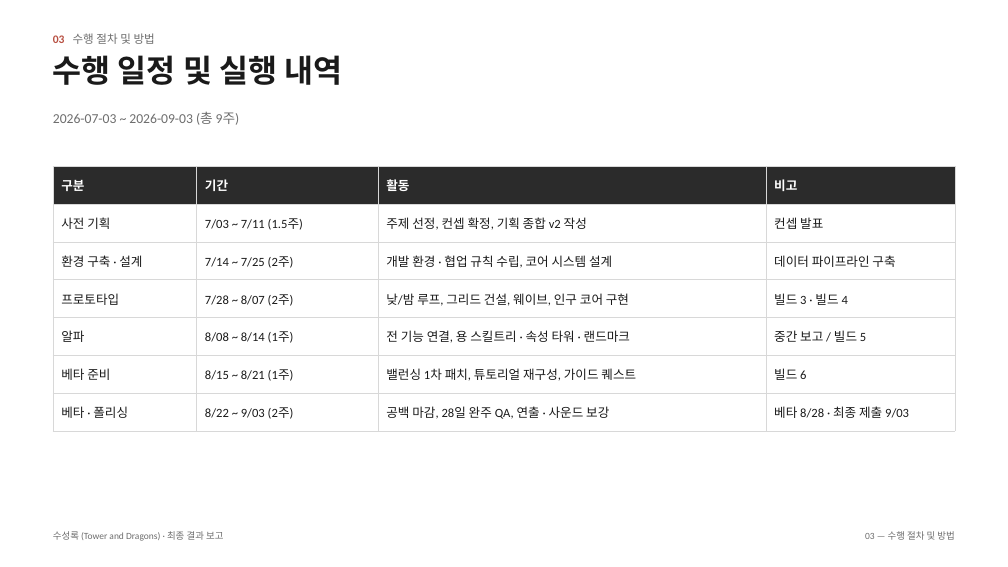
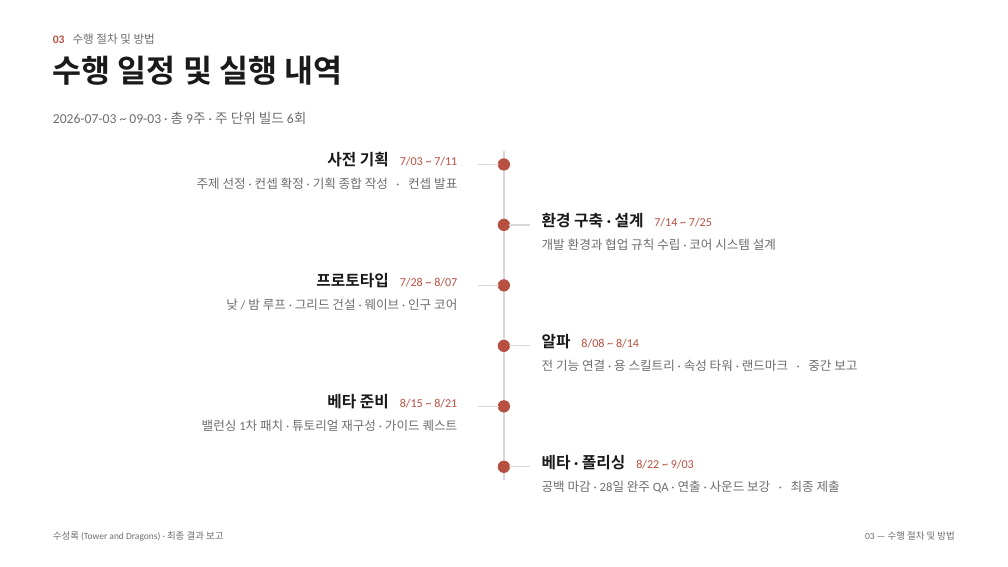
Before and after one commit to JoKangHyeon/TowerAndDragon, a slide deck: slide 9 of Docs/수성록_최종결과보고_초안.pptx (slide 7 before the commit). Drawn at 1008x567 pixels with LibreOffice and Linux fonts; fonts in the diff are those of the drawing. Boxes give left, top, right and bottom in pixels: in the first picture for what was removed or moved away, otherwise in the second. Text is boxed around its words. In the diff, an @@ line names an element or a change of style, - is before the commit and + after.

```diff
--- a/Docs/수성록_최종결과보고_초안.pptx
+++ b/Docs/수성록_최종결과보고_초안.pptx
@@ text at [53, 111, 306, 124]: text changed @@
-2026-07-03 ~ 2026-09-03 (총 9주)
+2026-07-03 ~ 09-03 · 총 9주 · 주 단위 빌드 6회
@@ table removed at [53, 166, 955, 431], 7 rows, 4 columns @@
-구분 | 기간 | 활동 | 비고
-사전 기획 | 7/03 ~ 7/11 (1.5주) | 주제 선정, 컨셉 확정, 기획 종합 v2 작성 | 컨셉 발표
-환경 구축 · 설계 | 7/14 ~ 7/25 (2주) | 개발 환경 · 협업 규칙 수립, 코어 시스템 설계 | 데이터 파이프라인 구축
-프로토타입 | 7/28 ~ 8/07 (2주) | 낮/밤 루프, 그리드 건설, 웨이브, 인구 코어 구현 | 빌드 3 · 빌드 4
-알파 | 8/08 ~ 8/14 (1주) | 전 기능 연결, 용 스킬트리 · 속성 타워 · 랜드마크 | 중간 보고 / 빌드 5
-베타 준비 | 8/15 ~ 8/21 (1주) | 밸런싱 1차 패치, 튜토리얼 재구성, 가이드 퀘스트 | 빌드 6
-베타 · 폴리싱 | 8/22 ~ 9/03 (2주) | 공백 마감, 28일 완주 QA, 연출 · 사운드 보강 | 베타 8/28 · 최종 제출 9/03
@@ text added at [197, 177, 457, 189], 12 pt, text #6E6E6E @@
+주제 선정 · 컨셉 확정 · 기획 종합 작성 · 컨셉 발표
@@ text added at [327, 151, 457, 167], 11.5 pt, text #B85042 @@
+사전 기획 7/03 ~ 7/11
@@ line added from (479, 164) to (498, 165), #D8D8D8 1.2 pt @@
@@ ellipse added at [498, 159, 510, 170], fill #B85042, outline #B85042 1 pt @@
@@ line added from (504, 151) to (504, 480), #D8D8D8 1.5 pt @@
@@ ellipse added at [498, 219, 510, 231], fill #B85042, outline #B85042 1 pt @@
@@ line added from (510, 225) to (529, 225), #D8D8D8 1.2 pt @@
@@ text added at [542, 212, 712, 228], 11.5 pt, text #B85042 @@
+환경 구축 · 설계 7/14 ~ 7/25
@@ text added at [542, 238, 776, 250], 12 pt, text #6E6E6E @@
+개발 환경과 협업 규칙 수립 · 코어 시스템 설계
@@ text added at [226, 298, 457, 310], 12 pt, text #6E6E6E @@
+낮 / 밤 루프 · 그리드 건설 · 웨이브 · 인구 코어
@@ text added at [316, 273, 457, 288], 11.5 pt, text #B85042 @@
+프로토타입 7/28 ~ 8/07
@@ line added from (479, 285) to (498, 286), #D8D8D8 1.2 pt @@
@@ ellipse added at [498, 280, 510, 291], fill #B85042, outline #B85042 1 pt @@
@@ ellipse added at [498, 340, 510, 352], fill #B85042, outline #B85042 1 pt @@
@@ line added from (510, 346) to (529, 346), #D8D8D8 1.2 pt @@
@@ text added at [542, 334, 639, 349], 11.5 pt, text #B85042 @@
+알파 8/08 ~ 8/14
@@ text added at [542, 359, 857, 371], 12 pt, text #6E6E6E @@
+전 기능 연결 · 용 스킬트리 · 속성 타워 · 랜드마크 · 중간 보고
@@ text added at [202, 419, 458, 431], 12 pt, text #6E6E6E @@
+밸런싱 1차 패치 · 튜토리얼 재구성 · 가이드 퀘스트
@@ text added at [327, 393, 457, 409], 11.5 pt, text #B85042 @@
+베타 준비 8/15 ~ 8/21
@@ line added from (479, 407) to (498, 407), #D8D8D8 1.2 pt @@
@@ ellipse added at [498, 401, 510, 412], fill #B85042, outline #B85042 1 pt @@
@@ ellipse added at [498, 461, 510, 473], fill #B85042, outline #B85042 1 pt @@
@@ line added from (510, 467) to (529, 467), #D8D8D8 1.2 pt @@
@@ text added at [542, 454, 694, 470], 11.5 pt, text #B85042 @@
+베타 · 폴리싱 8/22 ~ 9/03
@@ text added at [542, 480, 840, 493], 12 pt, text #6E6E6E @@
+공백 마감 · 28일 완주 QA · 연출 · 사운드 보강 · 최종 제출
```
Also in this commit, not shown: 9 other slides changed, 7 slides added, 7 slides removed, 12 other files.
